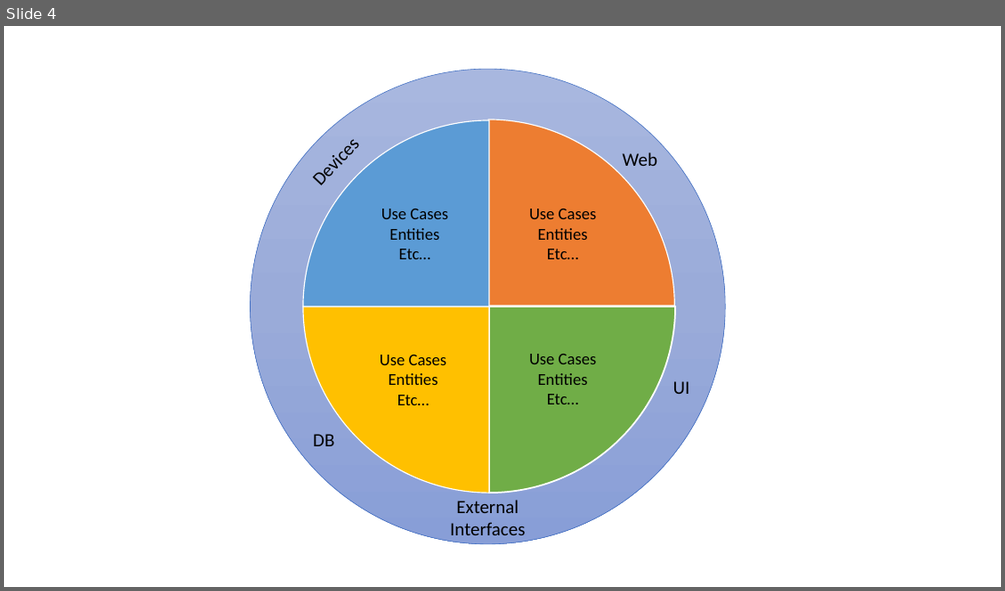
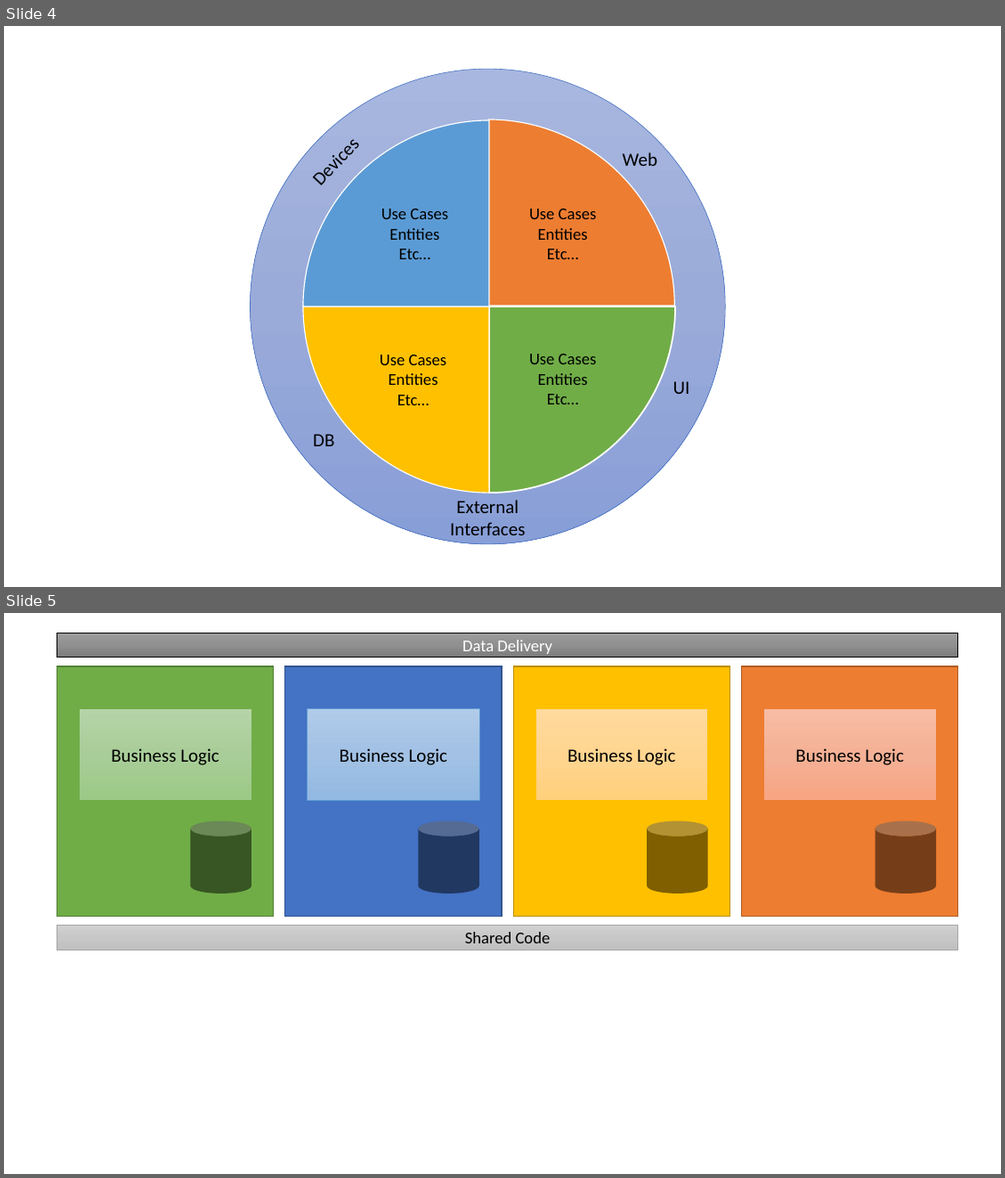
Before and after one commit to linus123/linus123.github.io, a slide deck: src/SingleResponsibilityPrinciple/images.pptx. Shown one above the other, each under a label of ours: slide 4 before the commit, slides 4 and 5 after it. The pictures are 1005x591 and 1005x1178 pixels, drawn with LibreOffice and Linux fonts; fonts in the diff are those of the drawing. Boxes give left, top, right and bottom in pixels: in the first picture for what was removed or moved away, otherwise in the second. Text is boxed around its words. In the diff, an @@ line names an element or a change of style, - is before the commit and + after.

```diff
--- a/src/SingleResponsibilityPrinciple/images.pptx
+++ b/src/SingleResponsibilityPrinciple/images.pptx
@@ slide 5 added at <box>4,613,1001,1174</box>, background #FFFFFF @@
@@ rectangle added at <box>57,633,958,657</box>, fill gradient #9D9D9D to #909090 to #7C7C7C, outline #000000 0.5 pt, 16 pt, text #FFFFFF @@
+Data Delivery
@@ rectangle added at <box>57,666,274,916</box>, fill #70AD47, outline #538035 1 pt @@
@@ rectangle added at <box>285,666,502,916</box>, fill #4472C4, outline #325491 1 pt @@
@@ rectangle added at <box>513,666,730,916</box>, fill #FFC000, outline #BD8E00 1 pt @@
@@ rectangle added at <box>741,666,958,916</box>, fill #ED7D31, outline #AF5C24 1 pt @@
@@ rectangle added at <box>79,708,251,800</box>, fill gradient #B5D5A7 to #AACE9A to #9CC987, outline #70AD47 0.5 pt, 18 pt, text #000000 @@
+Business Logic
@@ rectangle added at <box>307,708,480,800</box>, fill gradient #B1CBE9 to #A3C1E5 to #93B9E4, outline #5B9BD5 0.5 pt, 18 pt, text #000000 @@
+Business Logic
@@ rectangle added at <box>535,708,708,800</box>, fill gradient #FFDB9E to #FFD590 to #FFD07C, outline #FFC000 0.5 pt, 18 pt, text #000000 @@
+Business Logic
@@ rectangle added at <box>764,708,937,800</box>, fill gradient #F7BDA5 to #F5B196 to #F8A582, outline #ED7D31 0.5 pt, 18 pt, text #000000 @@
+Business Logic
@@ cylinder added at <box>190,821,251,893</box>, fill #000000 at 50% opacity @@
@@ cylinder added at <box>418,821,479,893</box>, fill #000000 at 50% opacity @@
@@ cylinder added at <box>647,821,708,893</box>, fill #000000 at 50% opacity @@
@@ cylinder added at <box>875,821,937,893</box>, fill #000000 at 50% opacity @@
@@ rectangle added at <box>57,925,958,949</box>, fill gradient #D2D2D2 to #C8C8C8 to #C0C0C0, outline #A5A5A5 0.5 pt, 16 pt, text #000000 @@
+Shared Code
```
Also in this commit, not shown: 1 slide removed, 2 other files.
